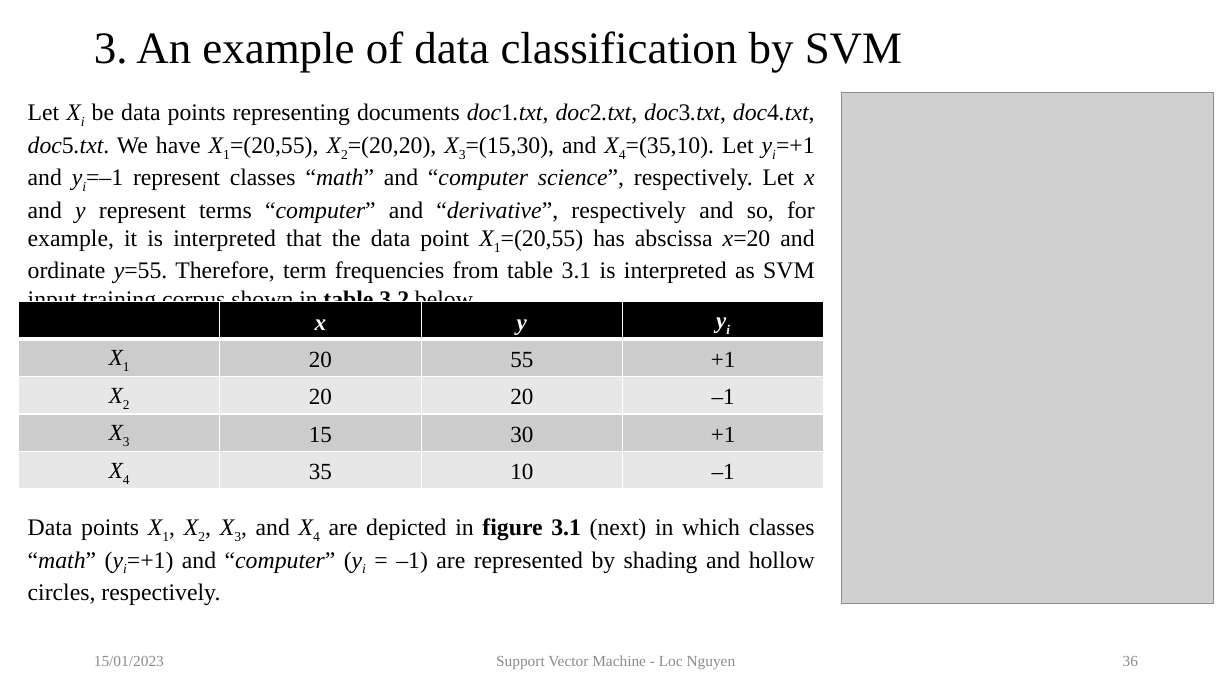
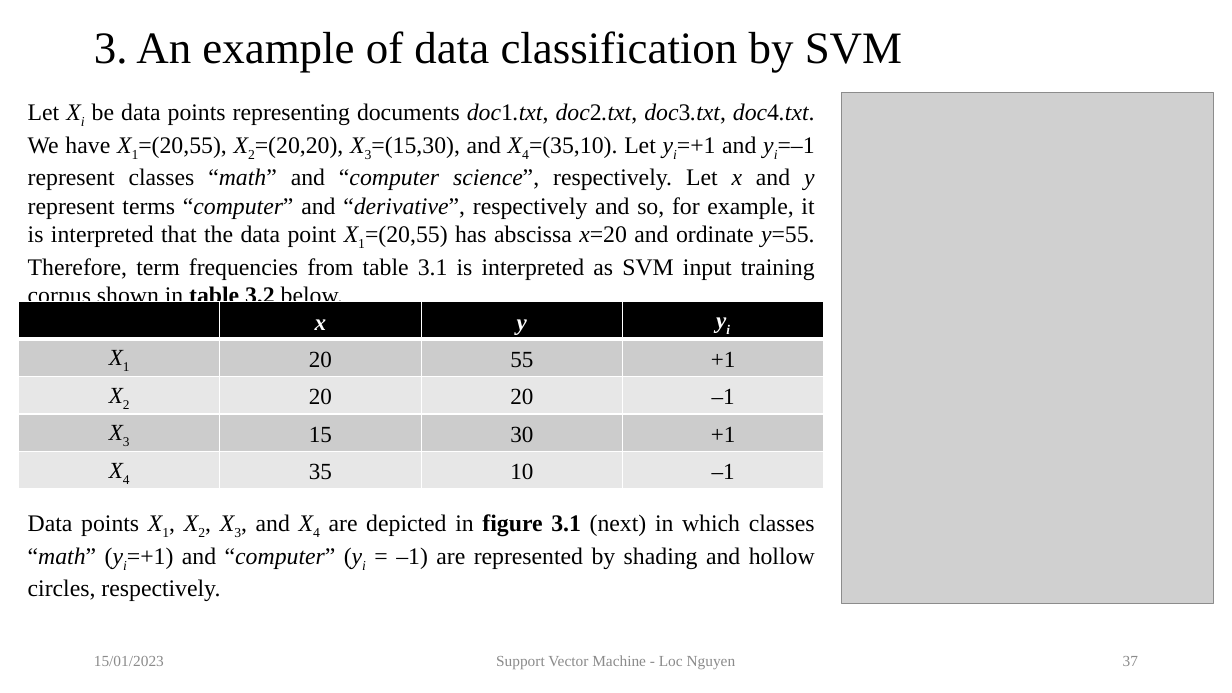
Before and after one commit to sciencepg/global-optimization, a slide deck: slide 37 of 09.TutorialOnSVM/artifact/TutorialOnSVM.pptx (slide 36 before the commit). Drawn at 1232x693 pixels with LibreOffice and Linux fonts; fonts in the diff are those of the drawing; grey boxes stand for pictures. Boxes give left, top, right and bottom in pixels: in the first picture for what was removed or moved away, otherwise in the second. Text is boxed around its words. In the diff, an @@ line names an element or a change of style, - is before the commit and + after.

```diff
--- a/09.TutorialOnSVM/artifact/TutorialOnSVM.pptx
+++ b/09.TutorialOnSVM/artifact/TutorialOnSVM.pptx
@@ text at (28,103,815,308): text changed @@
-Let Xi be data points representing documents doc1.txt, doc2.txt, doc3.txt, doc4.txt, doc5.txt. We have X1=(20,55), X2=(20,20), X3=(15,30), and X4=(35,10). Let yi=+1 and yi=–1 represent classes “math” and “computer science”, respectively. Let x and y represent terms “computer” and “derivative”, respectively and so, for example, it is interpreted that the data point X1=(20,55) has abscissa x=20 and ordinate y=55. Therefore, term frequencies from table 3.1 is interpreted as SVM input training corpus shown in table 3.2 below.
+Let Xi be data points representing documents doc1.txt, doc2.txt, doc3.txt, doc4.txt. We have X1=(20,55), X2=(20,20), X3=(15,30), and X4=(35,10). Let yi=+1 and yi=–1 represent classes “math” and “computer science”, respectively. Let x and y represent terms “computer” and “derivative”, respectively and so, for example, it is interpreted that the data point X1=(20,55) has abscissa x=20 and ordinate y=55. Therefore, term frequencies from table 3.1 is interpreted as SVM input training corpus shown in table 3.2 below.
@@ page number at (1123,656,1138,666): text changed @@
-36
+37
```
Also in this commit, not shown: 3 other slides changed, 1 slide added, 1 other file.
